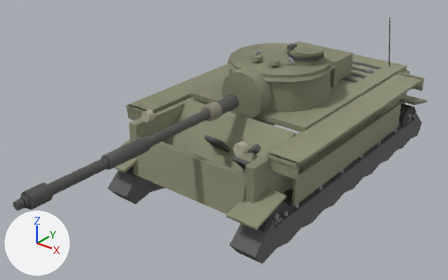
The glTF model client/assets/models/t26e4.glb: old version first, new version second.
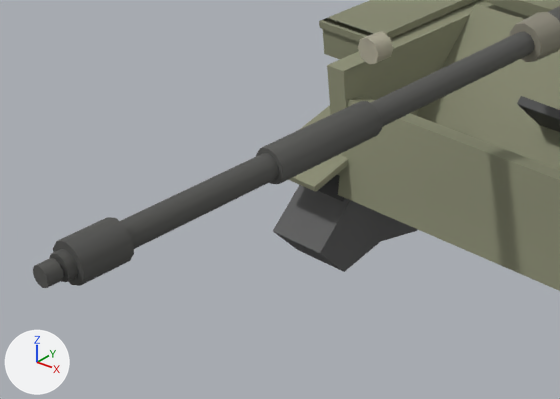
The first picture shows the older version from a camera (50 mm lens) standing at (6.86, -10.64, 6.79) and looking at (-0.17, -1.85, 1.35). The close-ups show the older and then the newer version on the part from 0% to 49% of the width and 35% to 91% of the height of that picture. Only the edits that show in the close-ups are written down. The axes (+X, +Y, +Z) are drawn at lower left. The lights are the same throughout. Where no turn or scale is listed for an object, it has been applied to the vertices.

The first close-up shows 'barrel', 'glacis', 'hullSide', 'hullTop', 'lowerPlate', 'tracks' and 1 more.
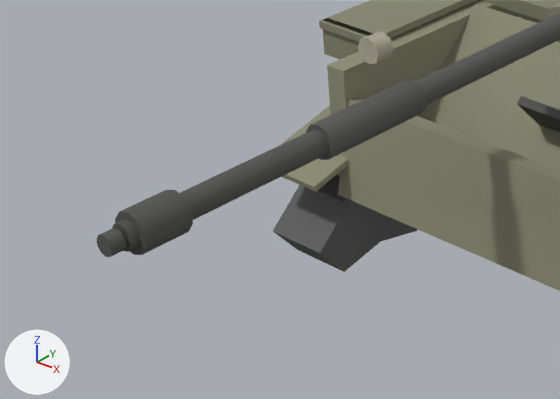
What differs and where, as boxes (x1, y1, x2, y2) in the close-ups (560 x 399 px):
```json
{"object": "barrel", "change": "moved", "before": [33, 6, 560, 288], "after": [97, 3, 560, 257]}
```

The change, as JSON lines over the scene's bpy script:
```json
{"op": "set", "path": "ob_barrel.location", "old": "(0.0, -1.82, 2.205)", "new": "(0.0, -1.4, 2.205)"}
```
